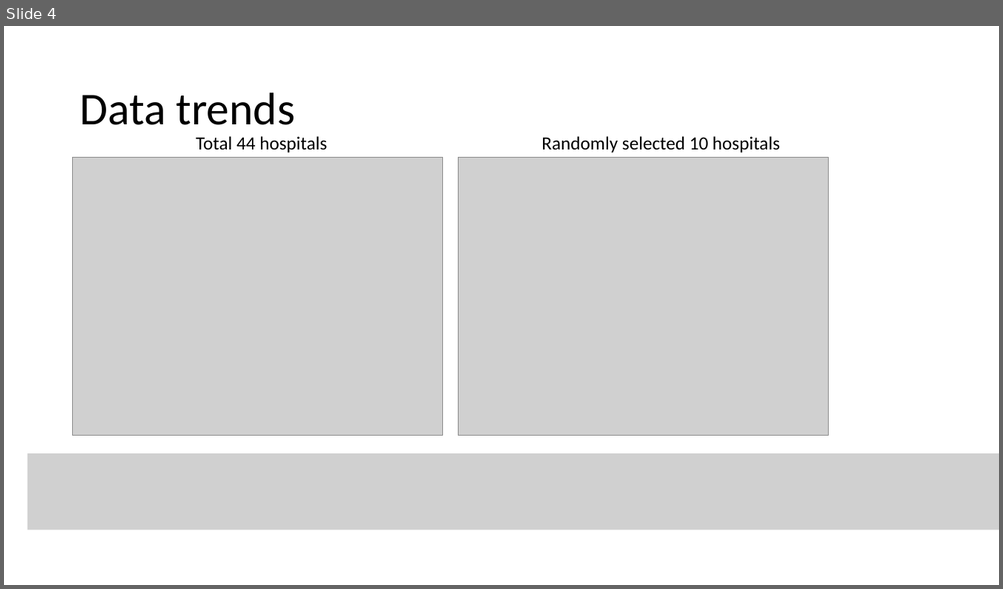
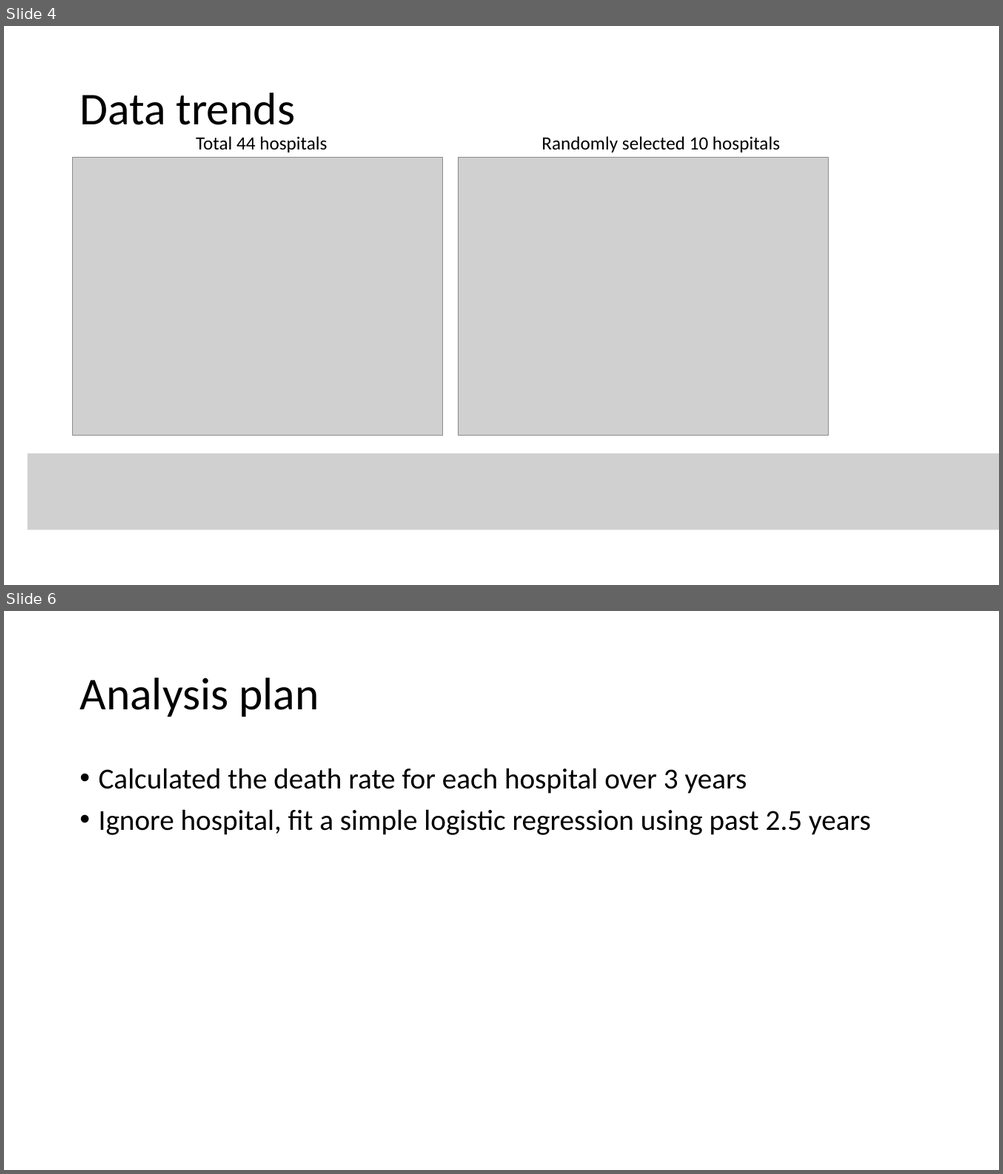
Before and after one commit to zhwr7125/BIOS6624, a slide deck: Project3/Reports/P3 imterim presentation.pptx. Shown one above the other, each under a label of ours: slide 4 before the commit, slides 4 and 6 after it; the slides between them are not shown. The pictures are 1003x589 and 1003x1174 pixels, drawn with LibreOffice and Linux fonts; fonts in the diff are those of the drawing; grey boxes stand for pictures. Boxes give left, top, right and bottom in pixels: in the first picture for what was removed or moved away, otherwise in the second. Text is boxed around its words. In the diff, an @@ line names an element or a change of style, - is before the commit and + after.

```diff
--- a/Project3/Reports/P3 imterim presentation.pptx
+++ b/Project3/Reports/P3 imterim presentation.pptx
@@ slide 6 added at (x1=4, y1=611, x2=999, y2=1170), background #FFFFFF @@
@@ title added at (x1=79, y1=678, x2=319, y2=717), 44 pt, text #000000 @@
+Analysis plan
@@ text added at (x1=99, y1=768, x2=871, y2=835), 28 pt, text #000000 @@
+• Calculated the death rate for each hospital over 3 years
+• Ignore hospital, fit a simple logistic regression using past 2.5 years
```
Also in this commit, not shown: 1 other slide added.
